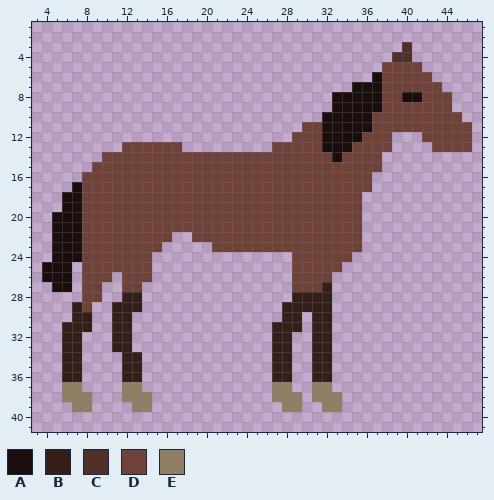
One commit to this pixel-art sprite: HorsesAndGun/Content/Horse/horse-stand1.png. Above, as it was before the edit.
The file is 50x50 pixels. Shown: x 3..47, y 1..41.
Palette (. is transparent): A #190e0d  B #331e1a  C #51302a  D #6e4239  E #907e65
The result:
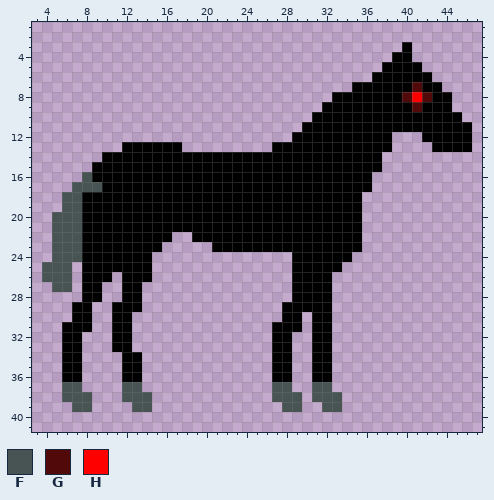
Colours new in this view: F #485454  G #510909  H #ff0000
Difference:
@@ palette @@
-D #6e4239
+D #000000
@@ x 3..47 @@
  2 .............................................
- 3 .....................................C.......
- 4 ....................................CC.......
+ 3 .....................................D.......
+ 4 ....................................DD.......
  5 ...................................DDDD......
- 6 ..................................ADDDDD.....
- 7 ................................AAADDDDDD....
- 8 ..............................AAAAADDAADDD...
- 9 ..............................AAAAADDDDDDD...
-10 .............................AAAAADDDDDDDDD..
-11 ...........................DDAAAAADDDDDDDDDD.
-12 ..........................DDDAAAADDD...DDDDD.
-13 .........DDDDDD.........DDDDDAAADDDD....DDDD.
-14 .......DDDDDDDDDDDDDDDDDDDDDDDADDDD..........
+ 6 ..................................DDDDDD.....
+ 7 ................................DDDDDDGDD....
+ 8 ..............................DDDDDDDGHGDD...
+ 9 .............................DDDDDDDDDGDDD...
+10 ............................DDDDDDDDDDDDDDD..
+11 ...........................DDDDDDDDDDDDDDDDD.
+12 ..........................DDDDDDDDDD...DDDDD.
+13 .........DDDDDD.........DDDDDDDDDDDD....DDDD.
+14 .......DDDDDDDDDDDDDDDDDDDDDDDDDDDD..........
 15 ......DDDDDDDDDDDDDDDDDDDDDDDDDDDDD..........
-16 .....DDDDDDDDDDDDDDDDDDDDDDDDDDDDD...........
-17 ....ADDDDDDDDDDDDDDDDDDDDDDDDDDDDD...........
-18 ...AADDDDDDDDDDDDDDDDDDDDDDDDDDDD............
-19 ...AADDDDDDDDDDDDDDDDDDDDDDDDDDDD............
-20 ..AAADDDDDDDDDDDDDDDDDDDDDDDDDDDD............
-21 ..AAADDDDDDDDDDDDDDDDDDDDDDDDDDDD............
-22 ..AAADDDDDDDDD..DDDDDDDDDDDDDDDDD............
-23 ..AAADDDDDDDD.....DDDDDDDDDDDDDDD............
-24 ..AAADDDDDDD..............DDDDDD.............
-25 .AAA.DDDDDDD..............DDDDD..............
-26 .AAA.DDD.DDD..............DDDD...............
-27 ..AA.DD..DD...............DDDB...............
-28 .....DD..BB...............BBBB...............
-29 ....BD..BBB..............BBBBB...............
-30 ....BB..BB...............BB.BB...............
-31 ...BBB..BB..............BBB.BB...............
-32 ...BB...BB..............BB..BB...............
-33 ...BB...BB..............BB..BB...............
-34 ...BB....BB.............BB..BB...............
-35 ...BB....BB.............BB..BB...............
-36 ...BB....BB.............BB..BB...............
-37 ...EE....EE.............EE..EE...............
-38 ...EEE...EEE............EEE.EEE..............
-39 ....EE....EE.............EE..EE..............
+16 .....FDDDDDDDDDDDDDDDDDDDDDDDDDDDD...........
+17 ....FFFDDDDDDDDDDDDDDDDDDDDDDDDDDD...........
+18 ...FFDDDDDDDDDDDDDDDDDDDDDDDDDDDD............
+19 ...FFDDDDDDDDDDDDDDDDDDDDDDDDDDDD............
+20 ..FFFDDDDDDDDDDDDDDDDDDDDDDDDDDDD............
+21 ..FFFDDDDDDDDDDDDDDDDDDDDDDDDDDDD............
+22 ..FFFDDDDDDDDD..DDDDDDDDDDDDDDDDD............
+23 ..FFFDDDDDDDD.....DDDDDDDDDDDDDDD............
+24 ..FFFDDDDDDD..............DDDDDD.............
+25 .FFF.DDDDDDD..............DDDDD..............
+26 .FFF.DDD.DDD..............DDDD...............
+27 ..FF.DD..DD...............DDDD...............
+28 .....DD..DD...............DDDD...............
+29 ....DD..DDD..............DDDDD...............
+30 ....DD..DD...............DD.DD...............
+31 ...DDD..DD..............DDD.DD...............
+32 ...DD...DD..............DD..DD...............
+33 ...DD...DD..............DD..DD...............
+34 ...DD....DD.............DD..DD...............
+35 ...DD....DD.............DD..DD...............
+36 ...DD....DD.............DD..DD...............
+37 ...FF....FF.............FF..FF...............
+38 ...FFF...FFF............FFF.FFF..............
+39 ....FF....FF.............FF..FF..............
 40 .............................................
Where, in picture pixels (left, top, right, bottom), the same in both pictures:
changed: (42, 42, 472, 412)
